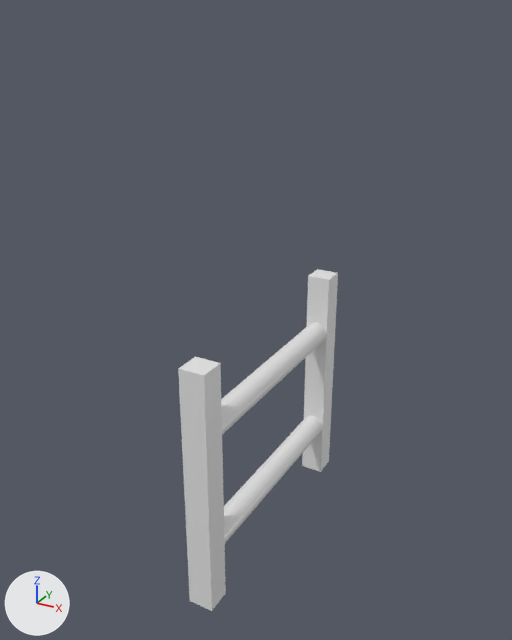
The Blender file Assets/Models/BlenderModels/Ladder.blend, before and after one commit.
One viewpoint serves both versions: a 50 mm camera at (2.33, -4.46, 3.15) aimed at (-0.09, -0.07, 0.95). Arrows for +X, +Y and +Z are at lower left; the lights stay in place.
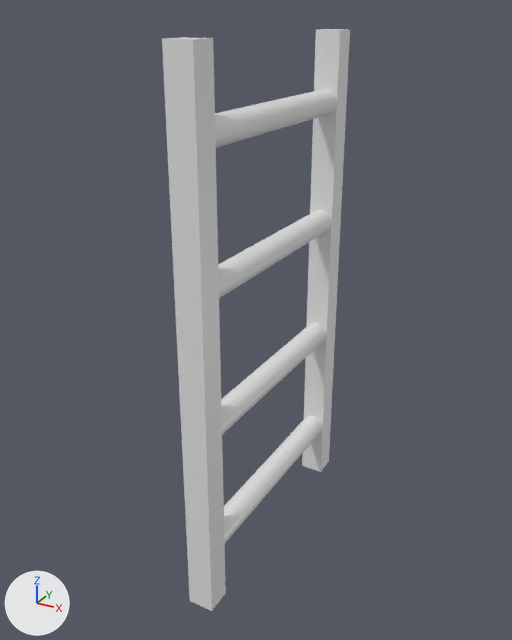
Where the change shows, as pixel boxes (x1, y1, x2, y2) in the pictures (512 x 640 px):
'Cube.001', added
    after: (162, 29, 350, 375)

What changed in the scene script:
```text
Add mat_material_001:
    mat_material_001 = principled_material('Material.001')
    mat_material_001.base_color = (0.8, 0.8, 0.8)  # white #e7e7e7
    mat_material_001.roughness = 0.4
Add me_cube_001:
    me_cube_001.from_pydata(...)  # 314 vertices, 178 faces; spans x -1.0..1.0, y -11.0..11.0, z -1.0..1.0
    me_cube_001.materials.append(mat_material_001)  # white #e7e7e7
Add ob_cube_001:
    ob_cube_001 = bpy.data.objects.new('Cube.001', me_cube_001)
    ob_cube_001.location = (0.0, 0.0, 2.0)
    ob_cube_001.scale = (0.1, 0.1, 1.0)
```
